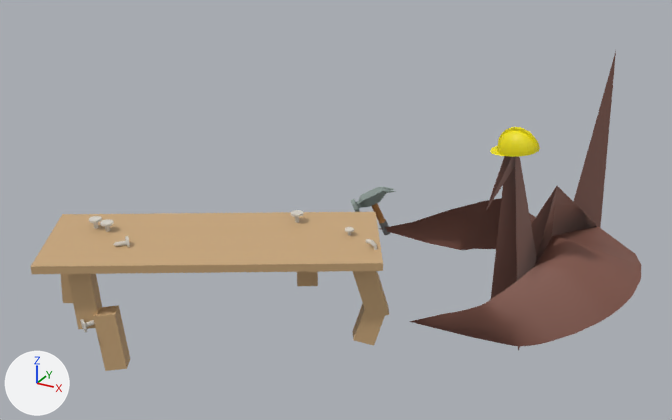
A saved change to the glTF model public/models/crane-making-table.glb.
The view is the same before and after, from a camera (50 mm lens) standing at (3.05, -5.99, 3.6) and looking at (0.14, -0.71, 0.96). Lighting does not change. The marker at lower left points along +X, +Y and +Z. The picture after the commit comes second. Where no turn or scale is listed for an object, it has been applied to the vertices. Vertices at exactly the same position are counted once.

In view in the first picture: 'Hammer', 'Hardhat', 'Nail', 'Nail.002', 'Nail.004', 'Plane', 'Table' and 4 more.
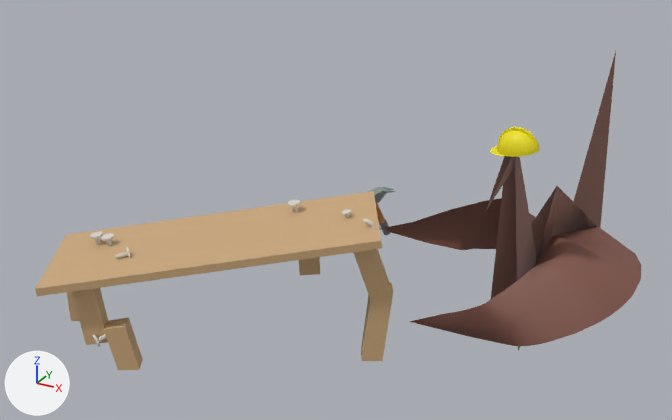
Location of each change, (x1, y1, x2, y2) in pixels of the pictures (672 x 420 px; the box of a moved part takes in the faces that stretch with it):
'Table', reshaped, moved, rescaled (12% taller)
    before: (31, 212, 389, 371)
    after: (35, 191, 393, 370)
'Nail.002', moved
    before: (100, 219, 114, 232)
    after: (101, 233, 114, 246)
'Nail', moved, turned
    before: (88, 216, 102, 229)
    after: (90, 231, 103, 244)
'Nail.004', moved
    before: (291, 210, 303, 223)
    after: (288, 199, 301, 212)
part 1 of me_cube, moved or reshaped
    before: (31, 212, 383, 274)
    after: (35, 191, 382, 296)
part 2 of me_cube, moved or reshaped
    before: (61, 274, 73, 303)
    after: (67, 292, 80, 321)
part 3 of me_cube, moved or reshaped
    before: (67, 274, 102, 329)
    after: (72, 288, 108, 345)
part 4 of me_cube, moved or reshaped
    before: (297, 272, 318, 286)
    after: (299, 257, 320, 275)
part 5 of me_cube, moved or reshaped
    before: (353, 271, 389, 320)
    after: (353, 249, 392, 301)
part 6 of me_cube, moved or reshaped
    before: (93, 305, 130, 371)
    after: (104, 317, 143, 370)
part 7 of me_cube, moved or reshaped
    before: (352, 303, 385, 346)
    after: (361, 282, 393, 361)

The change, as a list of edits to the scene's bpy script:
```text
Change me_cube:
    used by ob_table; parent = ob_web_export_root; location = (-0.524, -1.258, 0.408); scale = (1.21, 1.21, 1.21)
    remove me_cube.from_pydata(...)  # 56 vertices, 84 faces; spans x -1.0..1.0, y -0.78..0.78, z -0.35..0.35
    add me_cube.from_pydata(...)  # 56 vertices, 84 faces; spans x -1.0..1.0, y -0.77..0.77, z -0.41..0.41
    me_cube part 1: the loose piece of 8 vertices spanning x -1.0..1.0, y -0.78..0.78, z 0.3..0.35 is multiplied about its middle by the matrix ((0.991, -0.004, -0.124), (-0.004, 0.996, -0.072), (0.124, 0.072, 0.989)), then moved by (-0.01, 0.0, -0.07)
    me_cube part 2: the loose piece of 8 vertices spanning x -0.91..-0.73, y -0.4..-0.23, z -0.13..0.3 is multiplied about its middle by the matrix ((1.068, -0.001, -0.059), (-0.001, 1.069, -0.035), (0.059, 0.035, 1.068)), then moved by (0.01, 0.01, -0.18)
    me_cube part 3: the loose piece of 8 vertices spanning x -0.6..-0.41, y -0.63..-0.47, z -0.09..0.31 is multiplied about its middle by the matrix ((1.079, -0.002, -0.049), (0.0, 1.08, -0.032), (0.049, 0.032, 1.078)), then moved by (0.01, 0.01, -0.16)
    me_cube part 4: the loose piece of 8 vertices spanning x 0.29..0.45, y 0.36..0.51, z -0.05..0.3 is multiplied about its middle by the matrix ((1.079, -0.001, -0.057), (-0.001, 1.08, -0.033), (0.057, 0.033, 1.078)), then moved by (0.0, 0.0, 0.02)
    me_cube part 5: the loose piece of 8 vertices spanning x 0.74..0.99, y 0.19..0.38, z -0.07..0.32 is multiplied about its middle by the matrix ((1.07, -0.001, -0.031), (0.001, 1.07, -0.022), (0.031, 0.022, 1.069)), then moved by (-0.01, 0.0, 0.07)
    me_cube part 6
    me_cube.vertices[24].co: (-0.38, -0.59, -0.34) -> (-0.33, -0.55, -0.41)  # pixel (105, 370) -> pixel (118, 370)
    me_cube.vertices[25].co: (-0.42, -0.6, 0.01) -> (-0.38, -0.57, -0.15)  # pixel (92, 316) -> pixel (103, 329)
    me_cube.vertices[26].co: (-0.48, -0.5, 0.0) -> (-0.44, -0.48, -0.16)  # not seen -> pixel (107, 320)
    me_cube.vertices[27].co: (-0.44, -0.49, -0.35) -> (-0.38, -0.46, -0.41)
    me_cube.vertices[28].co: (-0.37, -0.44, 0.02) -> (-0.33, -0.41, -0.13)  # pixel (118, 305) -> pixel (128, 317)
    me_cube.vertices[29].co: (-0.33, -0.43, -0.33) -> (-0.27, -0.4, -0.41)  # pixel (130, 359) -> pixel (142, 359)
    me_cube.vertices[30].co: (-0.31, -0.53, 0.02) -> (-0.28, -0.51, -0.13)  # pixel (114, 314) -> pixel (125, 326)
    me_cube.vertices[31].co: (-0.27, -0.53, -0.33) -> (-0.22, -0.49, -0.41)  # pixel (126, 368) -> pixel (139, 369)
    me_cube part 7
    me_cube.vertices[32].co: (0.82, 0.18, -0.2) -> (0.86, 0.2, -0.41)  # pixel (353, 340) -> pixel (361, 361)
    me_cube.vertices[33].co: (0.87, 0.22, 0.02) -> (0.9, 0.24, 0.08)  # pixel (365, 306) -> pixel (372, 286)
    me_cube.vertices[34].co: (0.82, 0.32, 0.01) -> (0.84, 0.33, 0.07)
    me_cube.vertices[35].co: (0.77, 0.27, -0.2) -> (0.8, 0.3, -0.41)  # pixel (352, 331) -> pixel (360, 351)
    me_cube.vertices[36].co: (0.92, 0.38, -0.03) -> (0.94, 0.39, 0.04)  # not seen -> pixel (391, 282)
    me_cube.vertices[37].co: (0.87, 0.33, -0.24) -> (0.91, 0.36, -0.41)
    me_cube.vertices[38].co: (0.97, 0.28, -0.02) -> (1.0, 0.3, 0.04)  # pixel (386, 312) -> pixel (393, 290)
    me_cube.vertices[39].co: (0.92, 0.24, -0.23) -> (0.96, 0.26, -0.41)  # pixel (373, 345) -> pixel (382, 361)
Change ob_nail:
    ob_nail.location: (-1.349, -1.53, 0.848) -> (-1.348, -1.529, 0.725)
    ob_nail.rotation_euler: (0.0, 0.0, -1.571) -> (0.125, 0.0717, -1.566)  # degrees (0, 0, -90) -> degrees (7.2, 4.1, -90)
Change ob_nail_002:
    ob_nail_002.location: (-1.244, -1.528, 0.845) -> (-1.243, -1.527, 0.736)
Change ob_nail_004:
    ob_nail_004.location: (-0.152, -0.752, 0.848) -> (-0.163, -0.758, 0.93)
Change ob_table:
    ob_table.location: (-0.524, -1.258, 0.408) -> (-0.516, -1.258, 0.496)
```
